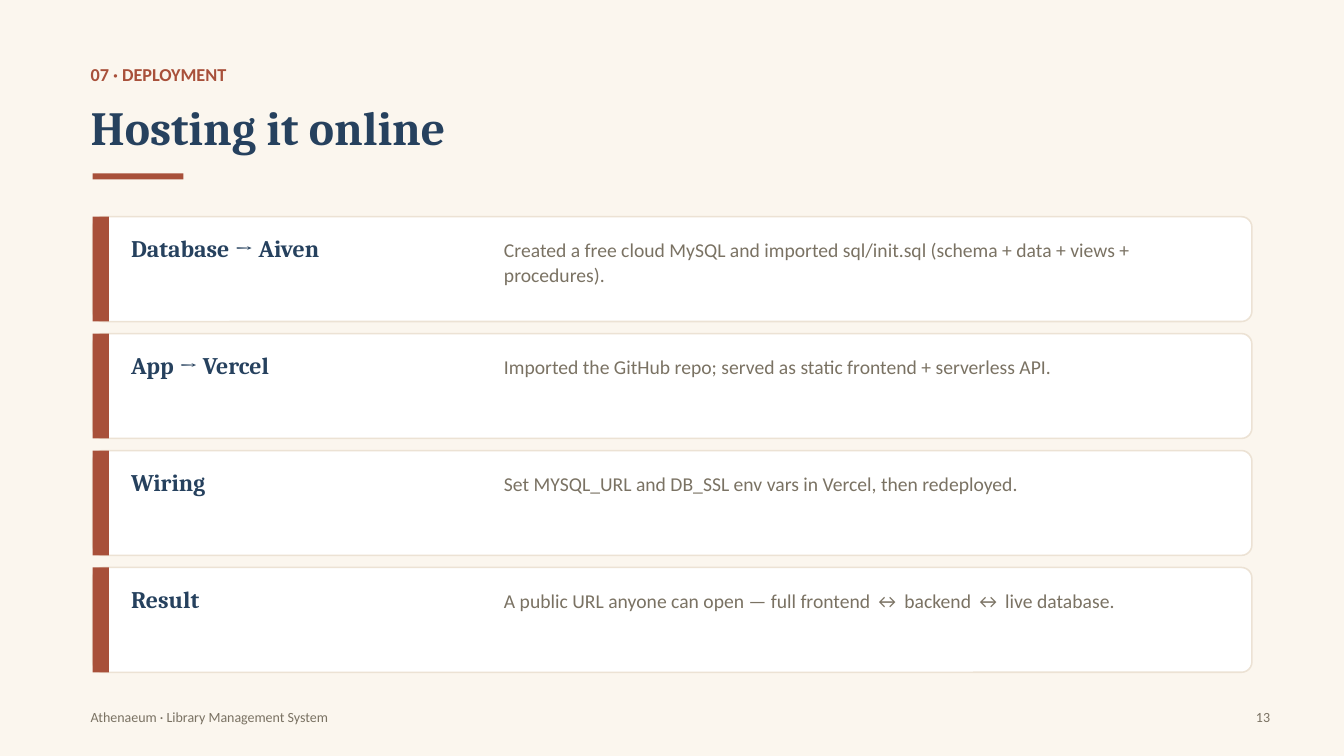
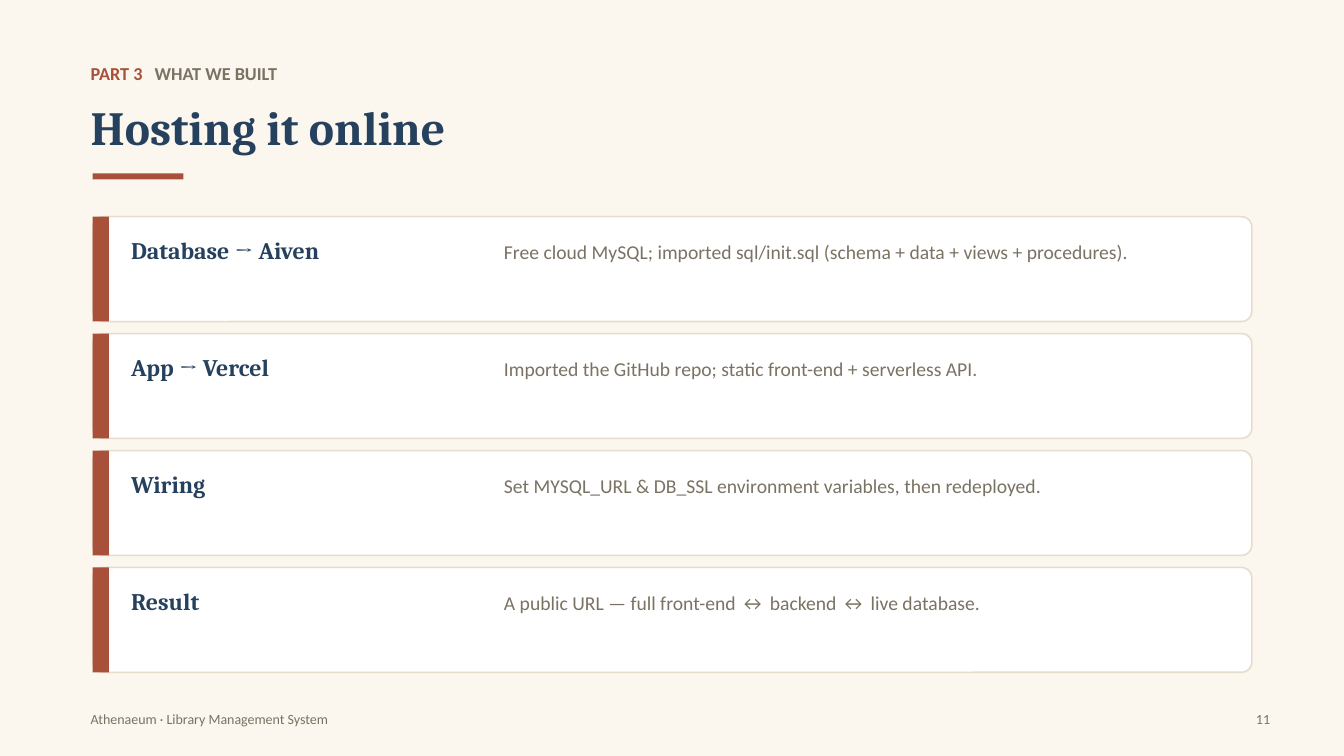
Before and after one commit to Roky777/DBMS_CAPSTONE, a slide deck: slide 11 of docs/Athenaeum_Presentation.pptx (slide 13 before the commit). Drawn at 1344x756 pixels with LibreOffice and Linux fonts; fonts in the diff are those of the drawing. Boxes give left, top, right and bottom in pixels: in the first picture for what was removed or moved away, otherwise in the second. Text is boxed around its words. In the diff, an @@ line names an element or a change of style, - is before the commit and + after.

Commit message:
Rebuild presentation: 4-part flow with live app screenshots

```diff
--- a/docs/Athenaeum_Presentation.pptx
+++ b/docs/Athenaeum_Presentation.pptx
@@ text at [91, 68, 277, 80]: text changed; text colour #A8503A to #7A7263 @@
-07 · DEPLOYMENT
+PART 3 WHAT WE BUILT
@@ text at [504, 245, 1128, 262]: text changed @@
-Created a free cloud MySQL and imported sql/init.sql (schema + data + views + procedures).
+Free cloud MySQL; imported sql/init.sql (schema + data + views + procedures).
@@ text at [504, 362, 977, 379]: text changed @@
-Imported the GitHub repo; served as static frontend + serverless API.
+Imported the GitHub repo; static front-end + serverless API.
@@ text at [504, 479, 1041, 496]: text changed @@
-Set MYSQL_URL and DB_SSL env vars in Vercel, then redeployed.
+Set MYSQL_URL & DB_SSL environment variables, then redeployed.
@@ outline #ECE2D4 1.1 pt to #E6DCCC 1.1 pt in 4 elements at [93, 217, 1252, 322], [93, 334, 1252, 439], [93, 451, 1252, 556], [93, 568, 1252, 673] @@
@@ text at [504, 596, 979, 613]: text changed @@
-A public URL anyone can open — full frontend ↔ backend ↔ live database.
+A public URL — full front-end ↔ backend ↔ live database.
@@ text at [1256, 715, 1270, 724]: text changed @@
-13
+11
```
Also in this commit, not shown: 11 other slides changed, 4 slides added, 3 slides removed, 1 other file.
